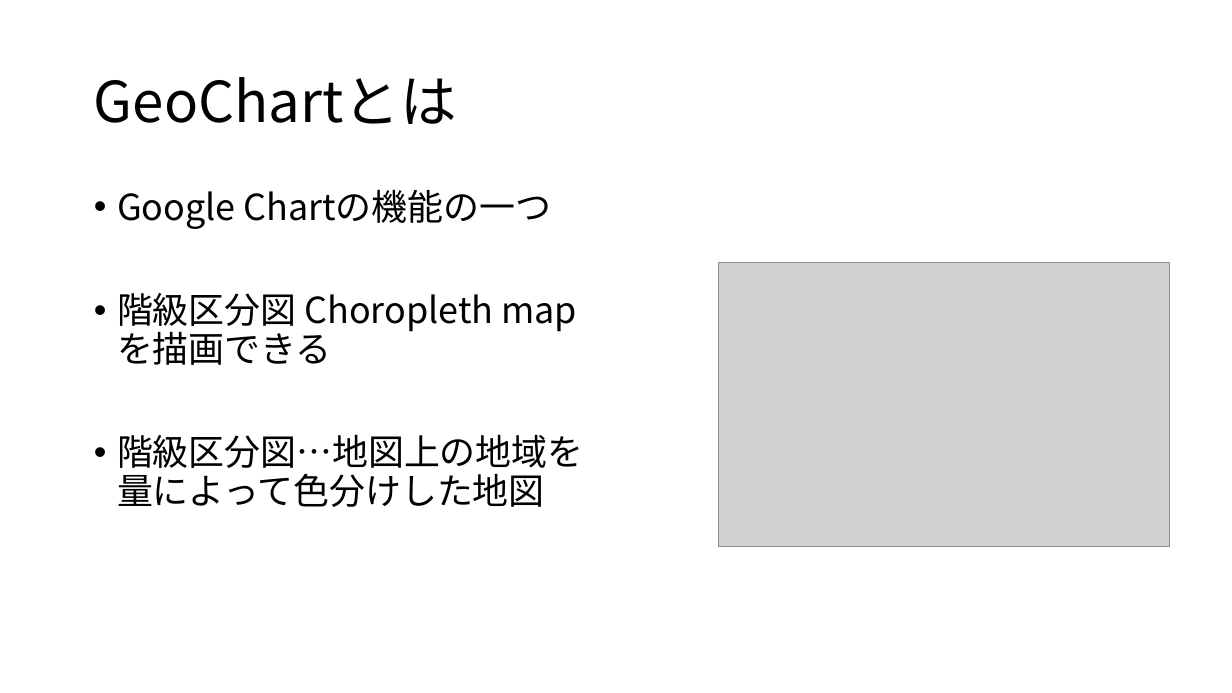
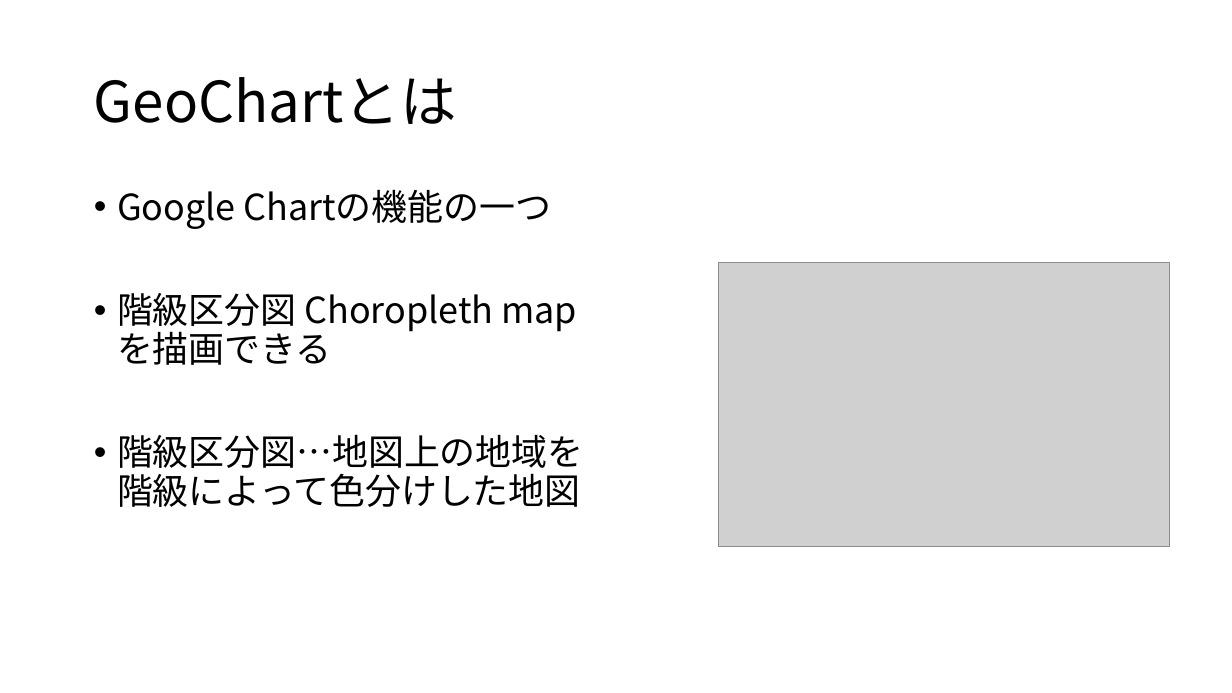
Before and after one commit to erevest-cobalt/3pro, a slide deck: slide 8 of 統計データの可視化.pptx. Drawn at 1232x693 pixels with LibreOffice and Linux fonts; fonts in the diff are those of the drawing; grey boxes stand for pictures. Boxes give left, top, right and bottom in pixels: in the first picture for what was removed or moved away, otherwise in the second. Text is boxed around its words. In the diff, an @@ line names an element or a change of style, - is before the commit and + after.

```diff
--- a/統計データの可視化.pptx
+++ b/統計データの可視化.pptx
@@ text at (117, 434, 584, 507): text changed @@
-• 階級区分図…地図上の地域を量によって色分けした地図
+• 階級区分図…地図上の地域を階級によって色分けした地図
```
Also in this commit, not shown: 3 other slides changed, 1 slide removed.
